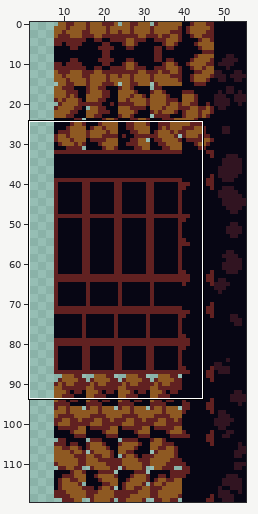
Two states of a sprite sheet, sprites/spr_jungle_foreground_tileset_2/edfb4a30-14fc-408e-8716-15761f76d7bc.png. The picture above shows the old version from afar; the outline marks the close-up.
Close-up. Before:
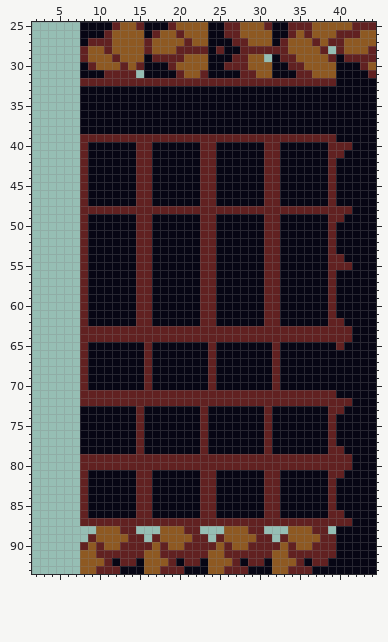
The file is 56x120 pixels. Shown: x 2..44, y 25..93. The wide view leaves out empty margins.
Now the later version:
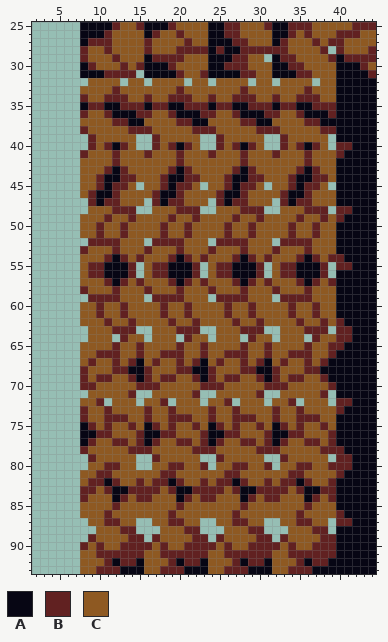
Palette (. is transparent): A #070614  B #612121  C #8e5922
Difference:
Changed rows in their new state; - is an unchanged pixel.
first column x 8:
32 .CCCC.CC.CCCC.CC.CCCC.CC.CCCC.CC
33 CCCCBCCCCCCCBCCCCCCCBCCCCCCCBCCC
34 BCCBBBCCBCCBBBCCBCCBBBCCBCCBBBCC
35 -BB--BBB-BB--BBB-BB--BBB-BB--BBB
36 BCCB---BBCCB---BBCCB---BBCCB---B
37 CCCCBB--CCCCBB--CCCCBB--CCCCBB--
38 BCCCCCBBBCCCCCBBBCCCCCBBBCCCCCBB
39 .-CCCCC..-CCCCC..-CCCCC..-CCCCC.
40 .BCB-BC..BCB-BC..BCB-BC..BCB-BC.
41 -CCCBCCC-CCCBCCC-CCCBCCC-CCCBCCC
42 CCCCBCCCCCCCBCCCCCCCBCCCCCCCBCCC
43 CCCB-BCCCCCB-BCCCCCB-BCCCCCB-BCC
44 CCB--BBCCCB--BBCCCB--BBCCCB--BBC
45 CCB-BBC.CCB-BBC.CCB-BBC.CCB-BBC.
46 CB--BCCCCB--BCCCCB--BCCCCB--BCCC
47 .B-BBCCC.B-BBCCC.B-BBCCC.B-BBCCC
48 .CCC---..CCC---..CCC---..CCC---.
49 CCCBCCBCCCCBCCBCCCCBCCBCCCCBCCBC
50 CCBCCBCCCCBCCBCCCCBCCBCCCCBCCBCC
51 CCBCCBCCCCBCCBCCCCBCCBCCCCBCCBCC
52 .BBBBCCC.BBBBCCC.BBBBCCC.BBBBCCC
53 -CCCBCCC-CCCBCCC-CCCBCCC-CCCBCCC
54 CCCB-BC-CCCB-BC-CCCB-BC-CCCB-BC-
55 CBB---B.CBB---B.CBB---B.CBB---B.
56 CBB---B.CBB---B.CBB---B.CBB---B.
57 CCCB-BC-CCCB-BC-CCCB-BC-CCCB-BC-
58 -CCCBCCC-CCCBCCC-CCCBCCC-CCCBCCC
59 .BBBBCCC.BBBBCCC.BBBBCCC.BBBBCCC
60 CCBCCBCCCCBCCBCCCCBCCBCCCCBCCBCC
61 CCBCCBCCCCBCCBCCCCBCCBCCCCBCCBCC
62 CCCBCCBCCCCBCCBCCCCBCCBCCCCBCCBC
63 .CCC---..CCC---..CCC---..CCC---.
64 .CCC.-CC.CCC.-CC.CCC.-CC.CCC.-CC
65 CCCCBCCBCCCCBCCBCCCCBCCBCCCCBCCB
66 CCBBBCCBCCBBBCCBCCBBBCCBCCBBBCCB
67 CBCCBCB-CBCCBCB-CBCCBCB-CBCCBCB-
68 -CCCBB---CCCBB---CCCBB---CCCBB--
69 -CBBCCB--CBBCCB--CBBCCB--CBBCCB-
70 -BCCCCCB-BCCCCCB-BCCCCCB-BCCCCCB
71 .CCCCC-..CCCCC-..CCCCC-..CCCCC-.
72 CC-.CCC.CC-.CCC.CC-.CCC.CC-.CCC.
73 BCCBCCCCBCCBCCCCBCCBCCCCBCCBCCCC
74 BCCBBBCCBCCBBBCCBCCBBBCCBCCBBBCC
75 -BCBCCBC-BCBCCBC-BCBCCBC-BCBCCBC
76 --BBCCC---BBCCC---BBCCC---BBCCC-
77 -BCCBBC--BCCBBC--BCCBBC--BCCBBC-
78 BCCCCCB-BCCCCCB-BCCCCCB-BCCCCCB-
79 .-CCCCC..-CCCCC..-CCCCC..-CCCCC.
80 .CC--CC..CC--CC-.CC--CC-.CC--CC-
81 CCBBCCCCCCBBCCCCCCBBCCCCCCBBCCCC
82 CBB-BCC-CBB-BCC-CBB-BCC-CBB-BCC-
83 -BCB--B--BCB--B--BCB--B--BCB--B-
84 -CCC-BC--CCC-BC--CCC-BC--CCC-BC-
85 CCCCBCCCCCCCBCCCCCCCBCCCCCCCBCCC
86 CCCBCCCCCCCBCCCCCCCBCCCCCCCBCCCC
87 .CC--CC..CC--CC..CC--CC..CC--CC.
